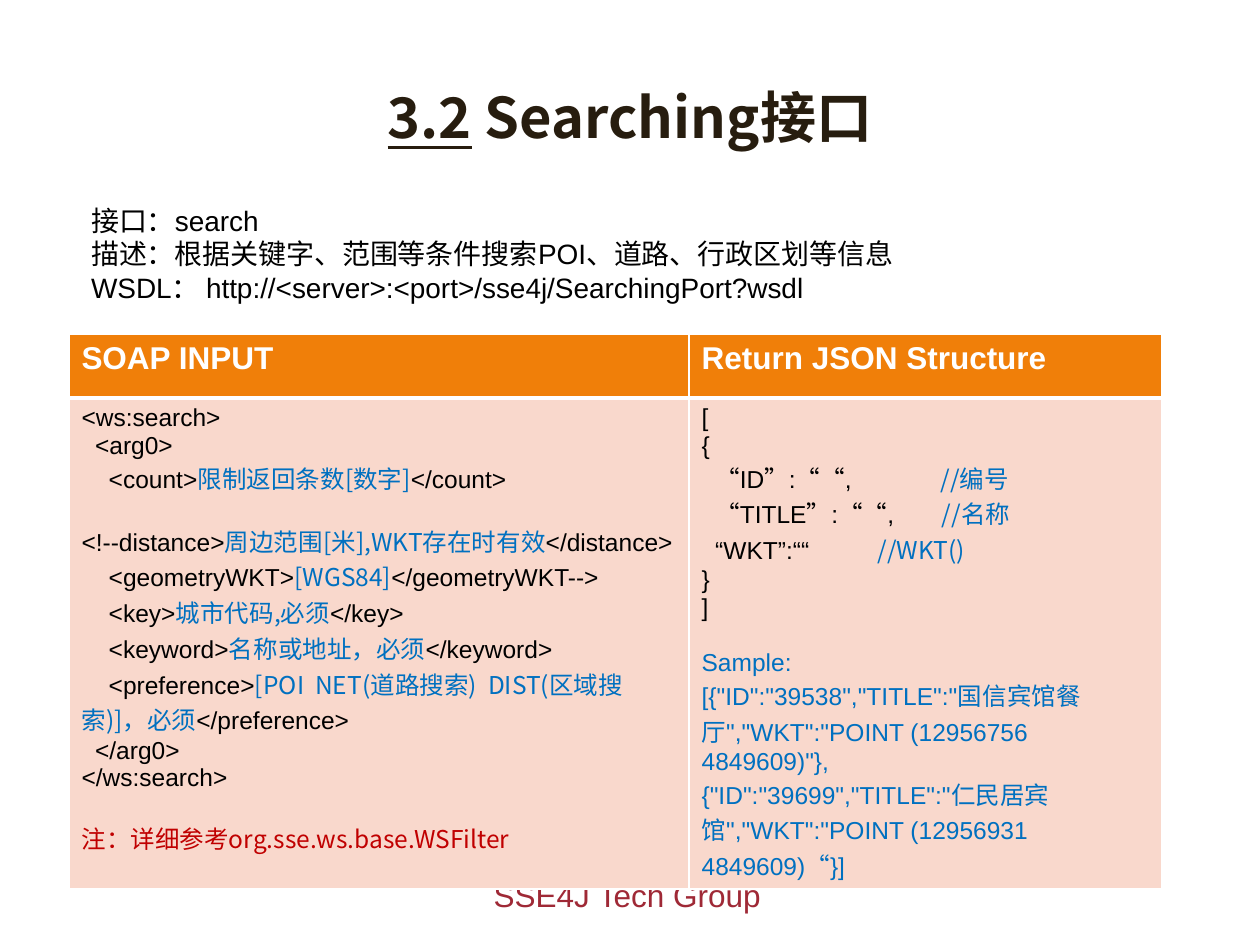
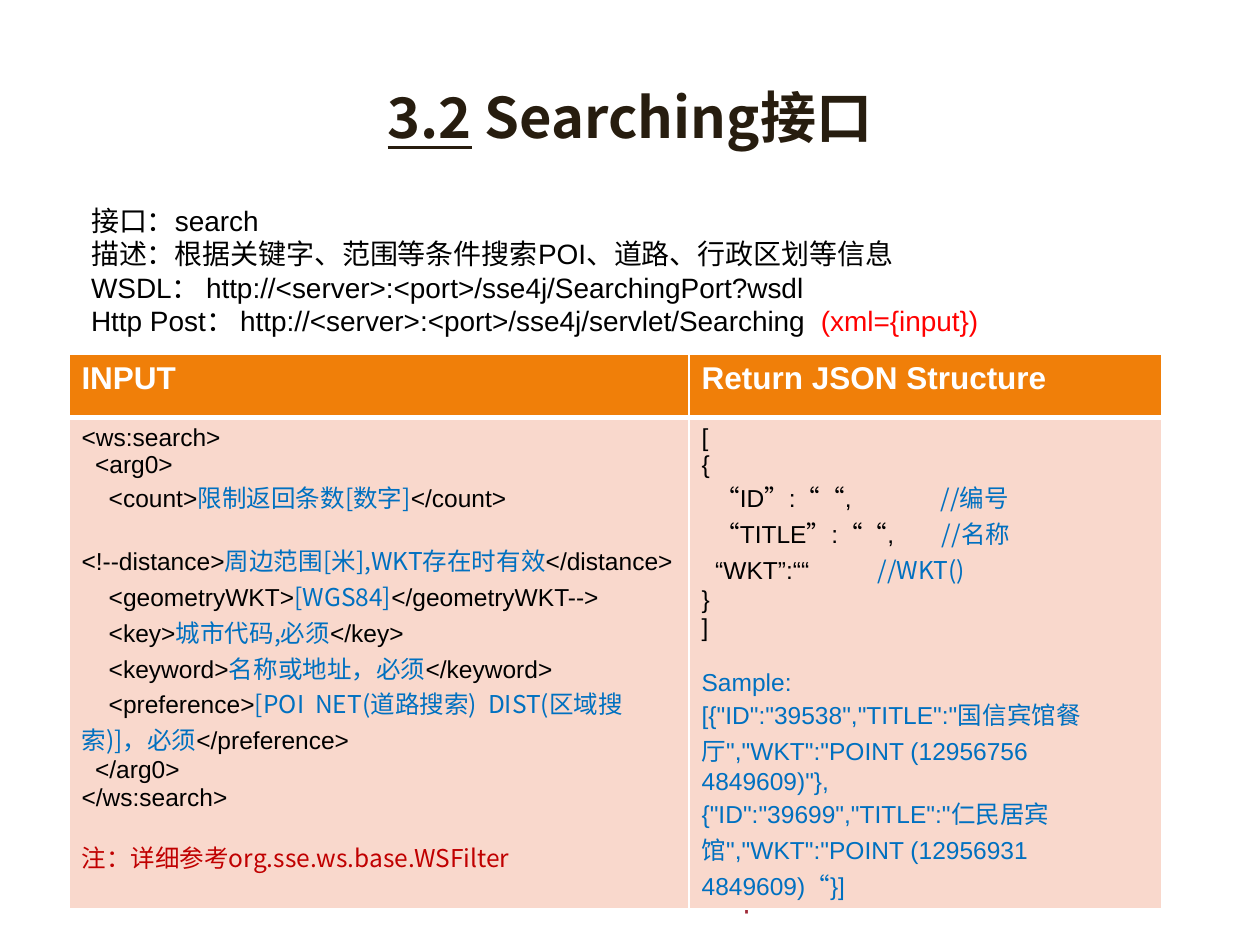
Before and after one commit to giszh86/sse4j, a slide deck: slide 14 of doc/sse4j.pptx. Drawn at 1260x945 pixels with LibreOffice and Linux fonts; fonts in the diff are those of the drawing; background and template pictures are left out. Boxes give left, top, right and bottom in pixels: in the first picture for what was removed or moved away, otherwise in the second. Text is boxed around its words. In the diff, an @@ line names an element or a change of style, - is before the commit and + after.

```diff
--- a/doc/sse4j.pptx
+++ b/doc/sse4j.pptx
@@ text at (x1=91, y1=310, x2=978, y2=336): paragraph added @@
+Http Post： http://<server>:<port>/sse4j/servlet/Searching (xml={input})
@@ table at (x1=69, y1=354, x2=1162, y2=904) @@
-row 1, column 1: SOAP INPUT
+row 1, column 1: INPUT
@@ table moved from (x1=69, y1=335, x2=1162, y2=884) to (x1=69, y1=354, x2=1162, y2=904) @@
```
Also in this commit, not shown: 10 other slides changed, 1 slide added.
